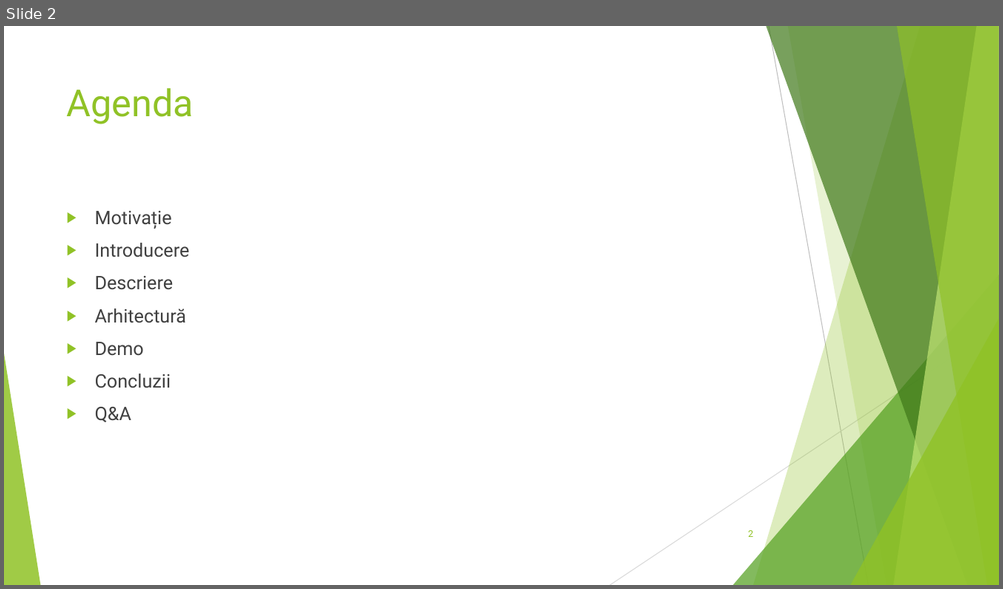
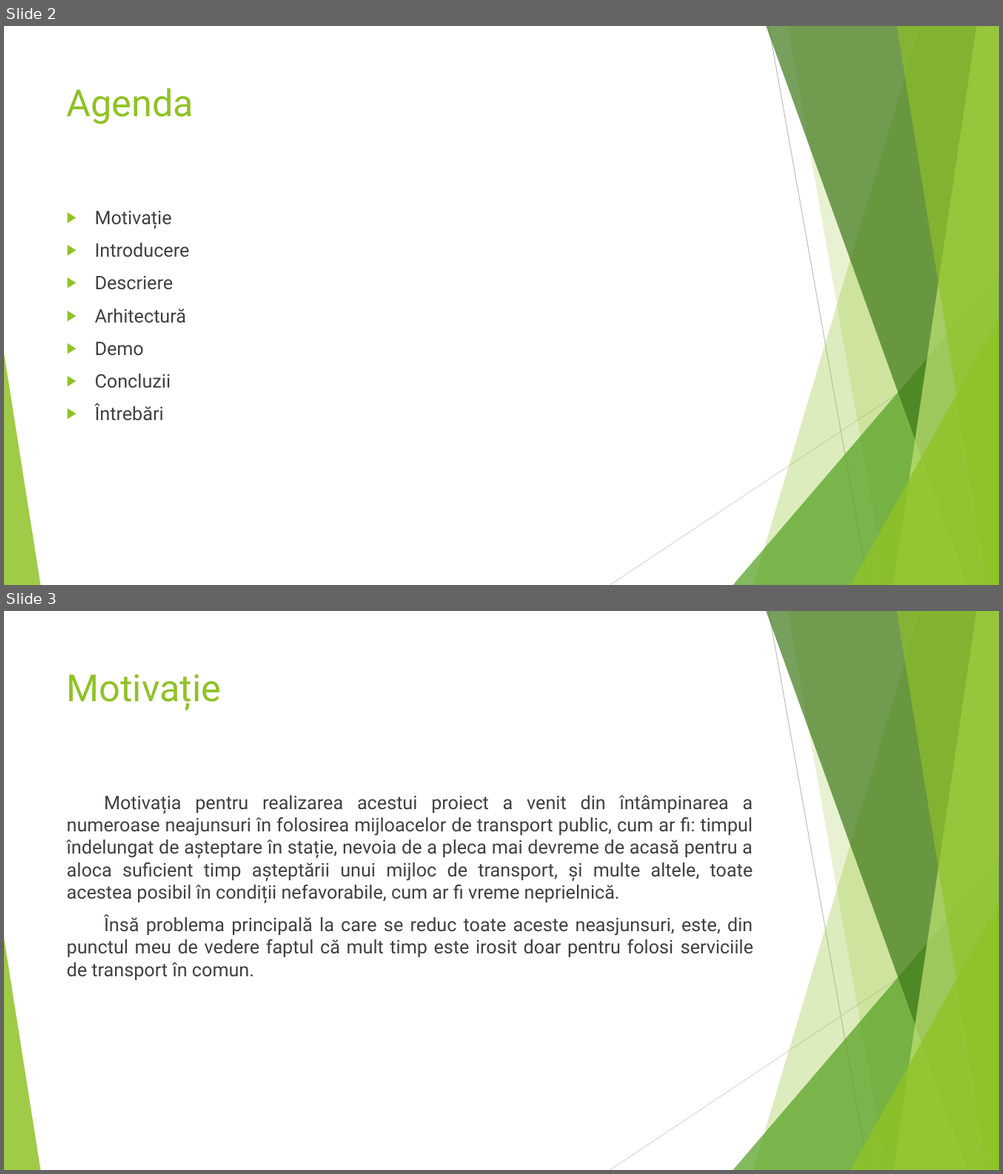
Before and after one commit to AdelinPamant/PublicTransportMonitor, a slide deck: Licenta2020PamintAdelin/PublicTransportMonitor - Prezentare.pptx. Shown one above the other, each under a label of ours: slide 2 before the commit, slides 2 and 3 after it. The pictures are 1003x589 and 1003x1174 pixels, drawn with LibreOffice and Linux fonts; fonts in the diff are those of the drawing. Boxes give left, top, right and bottom in pixels: in the first picture for what was removed or moved away, otherwise in the second. Text is boxed around its words. In the diff, an @@ line names an element or a change of style, - is before the commit and + after.

```diff
--- a/Licenta2020PamintAdelin/PublicTransportMonitor - Prezentare.pptx
+++ b/Licenta2020PamintAdelin/PublicTransportMonitor - Prezentare.pptx
@@ slide 3 added at <box>4,611,999,1170</box>, background #FFFFFF; not listed: 10 template elements that a slide beside it also shows @@
@@ title added at <box>67,674,221,710</box>, 36 pt, text #90C226 @@
+Motivație
@@ text added at <box>67,795,753,980</box>, 18 pt, text #404040 @@
+Motivația pentru realizarea acestui proiect a venit din întâmpinarea a numeroase neajunsuri în folosirea mijloacelor de transport public, cum ar fi: timpul îndelungat de așteptare în stație, nevoia de a pleca mai devreme de acasă pentru a aloca suficient timp așteptării unui mijloc de transport, și multe altele, toate acestea posibil în condiții nefavorabile, cum ar fi vreme neprielnică.
+Însă problema principală la care se reduc toate aceste neasjunsuri, este, din punctul meu de vedere faptul că mult timp este irosit doar pentru folosi serviciile de transport în comun.
@@ slide 2 changed as well @@
@@ text at <box>95,404,164,421</box>: text changed @@
-▶ Q&A
+▶ Întrebări
@@ page number removed at <box>748,531,753,537</box> @@
-2
```
Also in this commit, not shown: 3 other slides changed, 22 other slides added, 5 slides removed, 2 other files.
